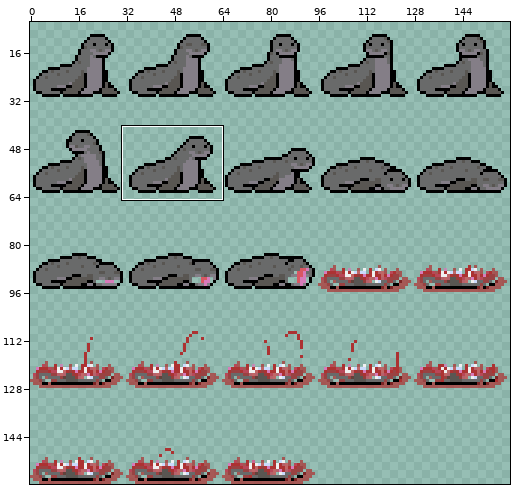
Edited in one commit: sprite sheet (assets/aseprite/seal.png). Above: a wide view before the commit, with the close-up outlined.
Close-up. As it was:
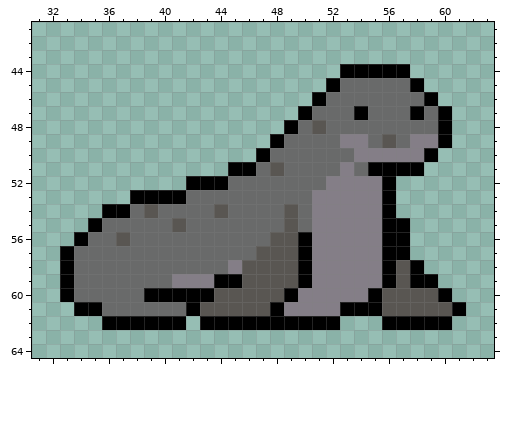
The file is 160x160 pixels. Shown: x 31..63, y 41..64. The wide view leaves out empty margins. The commit also changed other parts of the picture, which this record leaves out.
The result:
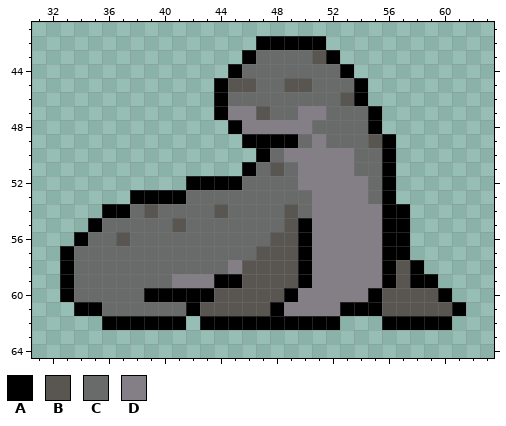
Palette (. is transparent): A #000000  B #595652  C #696a6a  D #847e87
Diff:
The edit adds colour A in row 42 at x 47 to 51; in row 43 at x 46 and 52; in row 44 at x 45; in rows 45 to 47 at x 44; in row 48 at x 45; in row 49 at x 46 to 47.
The edit adds colour A in row 54 at x 57.
Colour B gives way to colour A in row 49 at x 56.
Colour C gives way to colour A in rows 45 to 46 at x 54; in rows 47 to 48 at x 55; in row 49 at x 49; in row 52 at x 45; in row 55 at x 50.
Colour D gives way to colour A in row 50 at x 56.
The edit adds colour B in row 43 at x 51; in row 45 at x 45 to 46 and 49 to 50; in row 47 at x 47.
Colour C gives way to colour B in row 46 at x 53; in row 49 at x 55.
The edit adds colour C in row 43 at x 47 to 50; in row 44 at x 46 to 52; in row 45 at x 47 to 48 and 51; in row 46 at x 45 to 50; in row 47 at x 48 to 49.
Colour A gives way to colour C in row 45 at x 52; in row 46 at x 51; in row 47 at x 54; in row 51 at x 55.
Colour B gives way to colour C in row 48 at x 51.
Colour D gives way to colour C in row 49 at x 53 to 54; in row 50 at x 54 to 55; in rows 52 to 53 at x 55.
The edit adds colour D in row 47 at x 45 to 46; in row 48 at x 46 to 48.
Colour A gives way to colour D in row 47 at x 50; in row 48 at x 49.
Colour C gives way to colour D in row 47 at x 51; in row 48 at x 50; in row 49 at x 51; in row 50 at x 49 to 53; in row 51 at x 50 to 52; in row 52 at x 50 to 51.
Colour A is removed in row 44 at x 54 to 57; in row 45 at x 58; in row 46 at x 59; in row 47 at x 58 and 60; in rows 48 to 49 at x 60; in row 50 at x 59.
Colour A is removed in row 51 at x 45 and 57 to 58.
Colour C is removed in row 45 at x 55 to 57; in row 46 at x 55 to 58; in row 47 at x 56 to 57 and 59; in row 48 at x 56 to 59; in row 49 at x 57.
Colour D is removed in row 49 at x 58 to 59; in row 50 at x 57 to 58.
Where, in picture pixels (left, top, right, bottom), the same in both close-ups:
changed: (214, 36, 452, 232)
